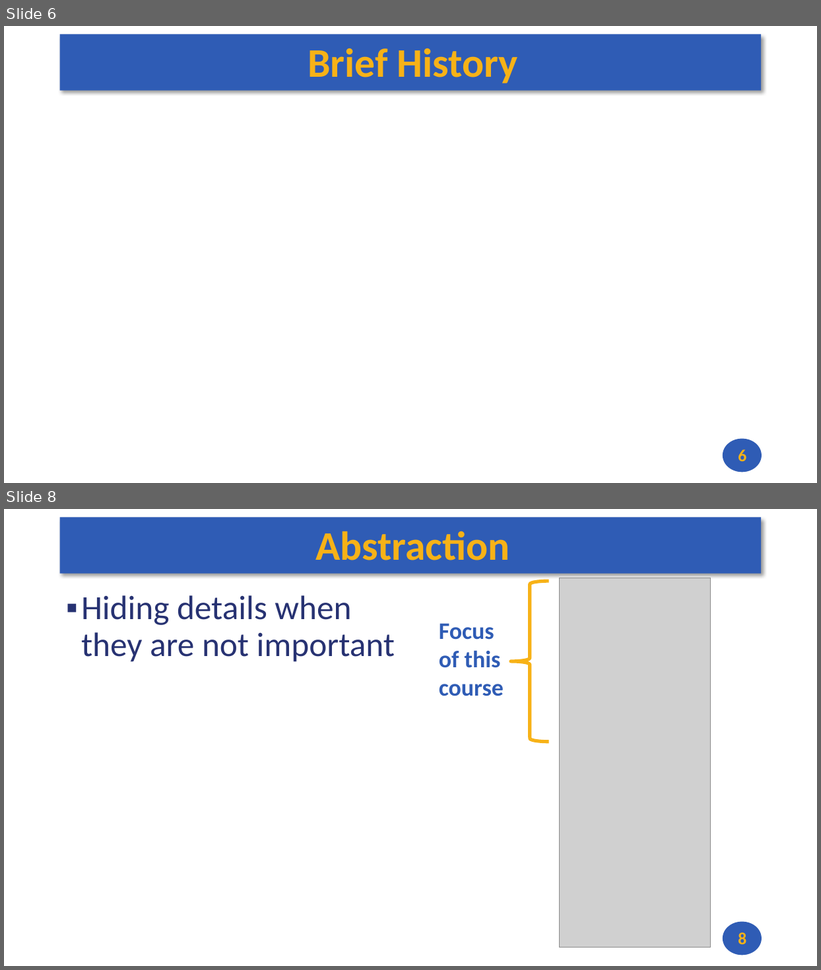
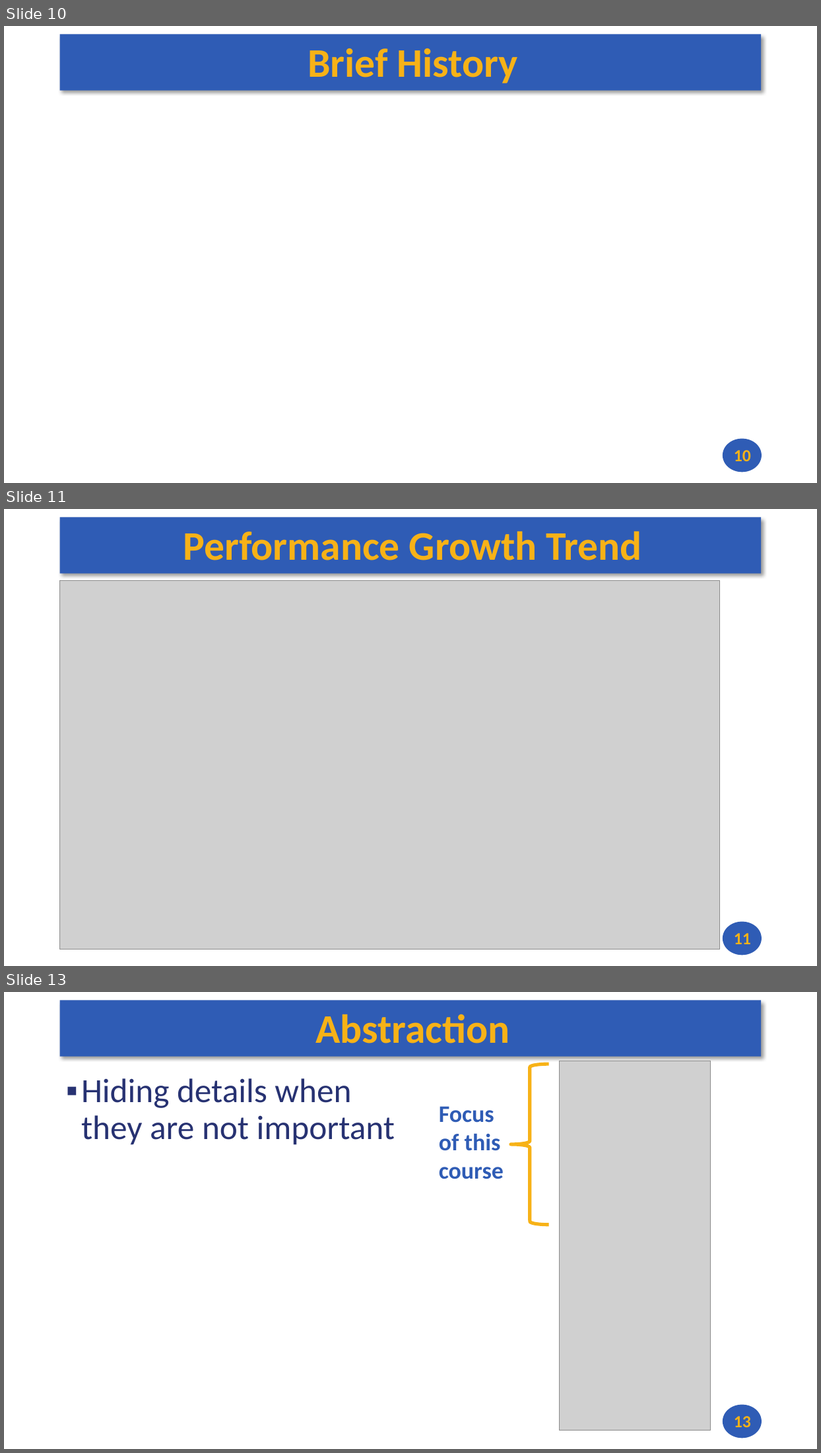
Before and after one commit to andrewt0301/hse-acos-course, a slide deck: docs/part1ca/01_Introduction/CA_Lecture_01.pptx. Shown one above the other, each under a label of ours: slides 6 and 8 before the commit, slides 10, 11 and 13 after it; the slides between them are not shown. The pictures are 821x970 and 821x1453 pixels, drawn with LibreOffice and Linux fonts; fonts in the diff are those of the drawing; grey boxes stand for pictures. Boxes give left, top, right and bottom in pixels: in the first picture for what was removed or moved away, otherwise in the second. Text is boxed around its words. In the diff, an @@ line names an element or a change of style, - is before the commit and + after.

```diff
--- a/docs/part1ca/01_Introduction/CA_Lecture_01.pptx
+++ b/docs/part1ca/01_Introduction/CA_Lecture_01.pptx
@@ slide 11 added at [4, 509, 817, 966], background #FFFFFF; not listed: 2 template elements that a slide beside it also shows @@
@@ title added at [184, 531, 642, 560], 48 pt, text #F7B217, bold @@
+Performance Growth Trend
@@ picture added at [60, 581, 720, 949] @@
@@ page number added at [734, 933, 751, 945], 20 pt, text #F7B217, bold @@
+11
@@ what was slide 6 is now slide 10 @@
@@ page number at [734, 450, 751, 462]: text changed @@
-6
+10
@@ what was slide 8 is now slide 13 @@
@@ page number at [734, 1416, 751, 1428]: text changed @@
-8
+13
```
Also in this commit, not shown: 2 slides changed, 4 other slides added, 1 other file.
